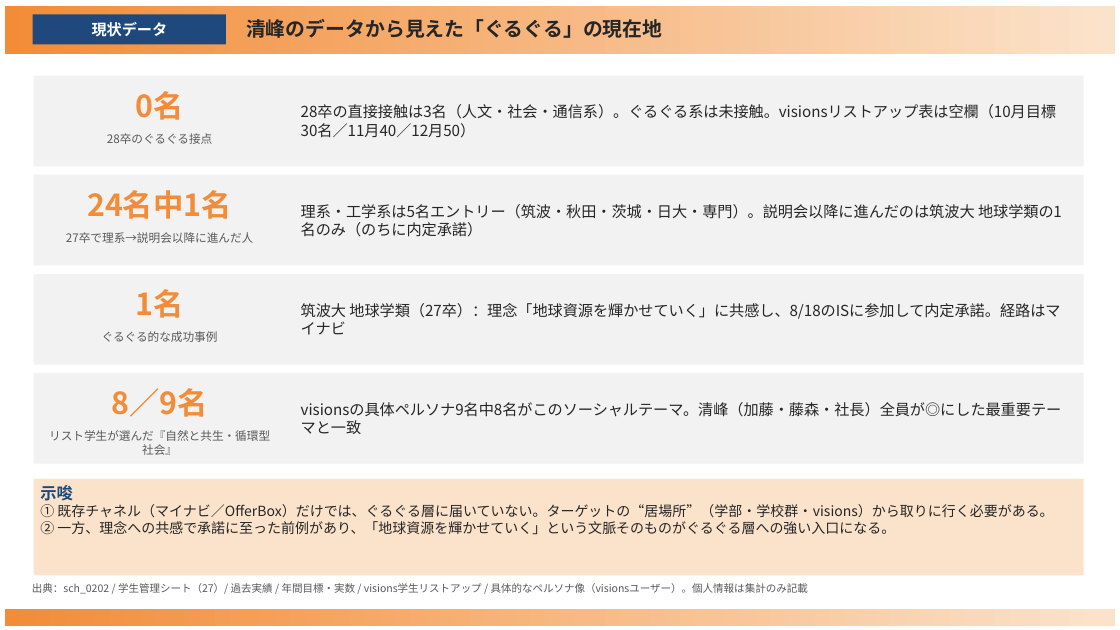
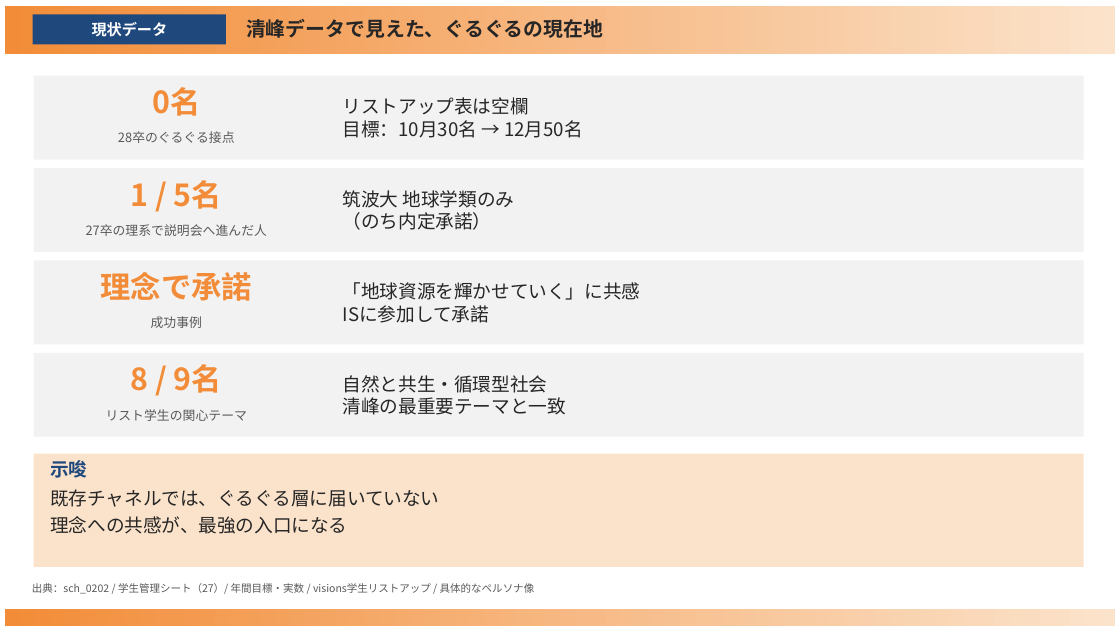
Before and after one commit to tatatatachan/claude, a slide deck: slide 2 of guruguru/guruguru_target_tour.pptx. Drawn at 1120x630 pixels with LibreOffice and Linux fonts; fonts in the diff are those of the drawing. Boxes give left, top, right and bottom in pixels: in the first picture for what was removed or moved away, otherwise in the second. Text is boxed around its words. In the diff, an @@ line names an element or a change of style, - is before the commit and + after.

```diff
--- a/guruguru/guruguru_target_tour.pptx
+++ b/guruguru/guruguru_target_tour.pptx
@@ text at [246,19,603,38]: text changed @@
-清峰のデータから見えた「ぐるぐる」の現在地
+清峰データで見えた、ぐるぐるの現在地
@@ rectangle: place and size @@
-rectangle at [34,76,1084,166]
+rectangle at [34,76,1084,160]
@@ text "0名": place and size @@
-text "0名" at [135,91,183,120]
+text "0名" at [152,87,200,116]
@@ text at [343,97,583,138]: text changed; size 13 to 16 pt @@
-28卒の直接接触は3名（人文・社会・通信系）。ぐるぐる系は未接触。visionsリストアップ表は空欄（10月目標30名／11月40／12月50）
+リストアップ表は空欄
+目標：10月30名 → 12月50名
@@ text "28卒のぐるぐる接点" at [118,131,235,143]: size 10 to 11 pt @@
@@ rectangle: place and size @@
-rectangle at [34,175,1084,266]
+rectangle at [34,168,1084,252]
@@ text at [130,180,222,209]: text changed @@
-24名中1名
+1 / 5名
@@ text at [343,190,515,230]: text changed; size 13 to 16 pt @@
-理系・工学系は5名エントリー（筑波・秋田・茨城・日大・専門）。説明会以降に進んだのは筑波大 地球学類の1名のみ（のちに内定承諾）
+筑波大 地球学類のみ
+（のち内定承諾）
@@ text at [86,224,267,236]: text changed; size 10 to 11 pt @@
-27卒で理系→説明会以降に進んだ人
+27卒の理系で説明会へ進んだ人
@@ rectangle: place and size @@
-rectangle at [34,274,1084,365]
+rectangle at [34,260,1084,344]
@@ text at [100,272,252,301]: text changed @@
-1名
+理念で承諾
@@ text at [343,282,641,323]: text changed; size 13 to 16 pt @@
-筑波大 地球学類（27卒）：理念「地球資源を輝かせていく」に共感し、8/18のISに参加して内定承諾。経路はマイナビ
+「地球資源を輝かせていく」に共感
+ISに参加して承諾
@@ text at [151,316,202,328]: text changed; size 10 to 11 pt @@
-ぐるぐる的な成功事例
+成功事例
@@ rectangle: place and size @@
-rectangle at [34,373,1084,464]
+rectangle at [34,353,1084,437]
@@ text at [130,364,222,393]: text changed @@
-8／9名
+8 / 9名
@@ text at [343,375,566,415]: text changed; size 13 to 16 pt @@
-visionsの具体ペルソナ9名中8名がこのソーシャルテーマ。清峰（加藤・藤森・社長）全員が◎にした最重要テーマと一致
+自然と共生・循環型社会
+清峰の最重要テーマと一致
@@ text at [106,409,247,421]: text changed; size 10 to 11 pt @@
-リスト学生が選んだ『自然と共生・循環型社会』
+リスト学生の関心テーマ
@@ rectangle "示唆": place and size @@
-rectangle "示唆" at [34,479,1084,576]
+rectangle "示唆" at [34,454,1084,567]
@@ text in rectangle at [50,460,87,478]: size 14 to 16 pt in "示唆" @@
@@ text in rectangle at [50,489,439,534]: text changed; size 12 to 16 pt @@
-① 既存チャネル（マイナビ／OfferBox）だけでは、ぐるぐる層に届いていない。ターゲットの“居場所”（学部・学校群・visions）から取りに行く必要がある。
-② 一方、理念への共感で承諾に至った前例があり、「地球資源を輝かせていく」という文脈そのものがぐるぐる層への強い入口になる。
+既存チャネルでは、ぐるぐる層に届いていない
+理念への共感が、最強の入口になる
@@ text at [32,583,535,594]: text changed @@
-出典：sch_0202 / 学生管理シート（27）/ 過去実績 / 年間目標・実数 / visions学生リストアップ / 具体的なペルソナ像（visionsユーザー）。個人情報は集計のみ記載
+出典：sch_0202 / 学生管理シート（27）/ 年間目標・実数 / visions学生リストアップ / 具体的なペルソナ像
```
Also in this commit, not shown: 5 other slides changed, 1 other file.
